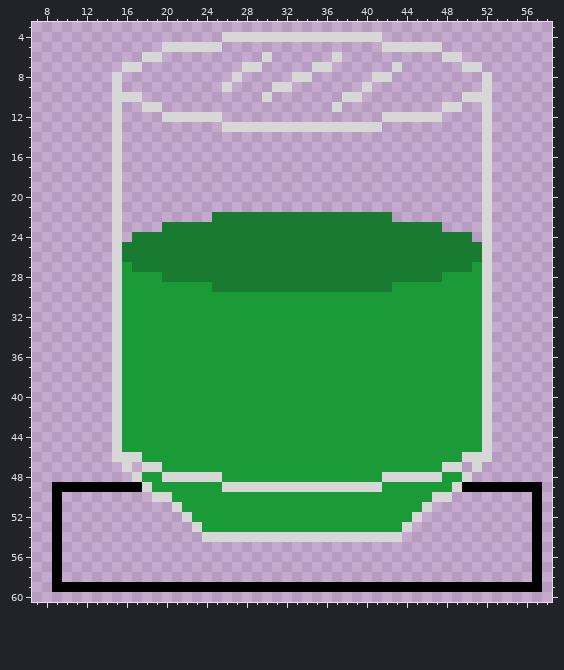
Two states of a pixel-art sprite, sprites/Spr_AlgaePurifier/ebe29303-b783-4194-8dd5-5d9437307d4a.png. The first picture shows the starting point.
The file is 64x64 pixels. Shown: x 7..58, y 3..60.
Now the later version:
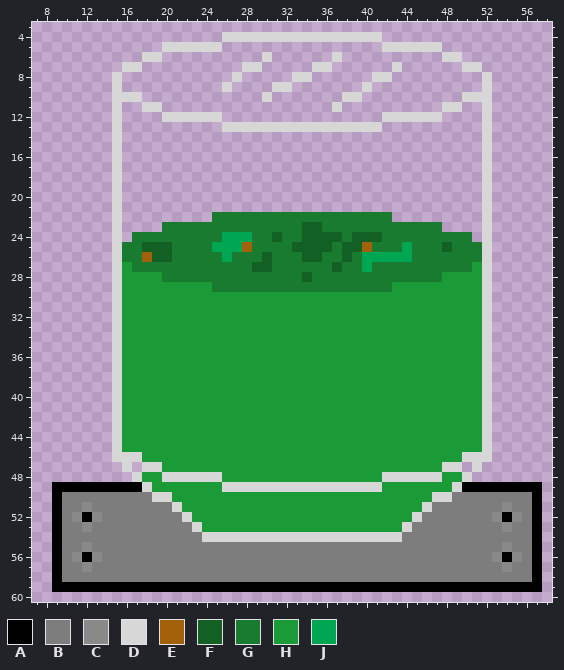
Palette (. is transparent): A #000000  B #7d7d7d  C #898989  D #d7d7d7  E #a3620a  F #136025  G #197b30  H #1b9b37  J #00a651
The exact change:
y 23: x 34..35 GG -> FF
y 24: x 26..28 GGG -> JJJ; x 31 G -> F; x 34..37 GGGG -> FFFF; x 39..41 GGG -> FFF
y 25: x 18..20 GGG -> FFF; x 25..28 GGGG -> JJJE; x 33..36 GGGG -> FFFF; x 38..40 GGG -> FFE; x 44 G -> J; x 48 G -> F
y 26: x 18..20 GGG -> EFF; x 26 G -> J; x 30 G -> F; x 34..35 GG -> FF; x 38 G -> F; x 40..44 GGGGG -> JJJJJ
y 27: x 29..30 GG -> FF; x 37 G -> F; x 40 G -> J
y 28: x 34 G -> F
y 50: x 10..18 ......... -> BBBBBBBBB; x 49..56 ........ -> BBBBBBBB
y 51: x 10..20 ........... -> BBCBBBBBBBB; x 47..56 .......... -> BBBBBBBCBB
y 52: x 10..21 ............ -> BCACBBBBBBBB; x 46..56 ........... -> BBBBBBBCACB
y 53: x 10..22 ............. -> BBCBBBBBBBBBB; x 45..56 ............ -> BBBBBBBBBCBB
y 54: x 10..23 .............. -> BBBBBBBBBBBBBB; x 44..56 ............. -> BBBBBBBBBBBBB
y 55: x 10..56 ............................................... -> BBCBBBBBBBBBBBBBBBBBBBBBBBBBBBBBBBBBBBBBBBBBCBB
y 56: x 10..56 ............................................... -> BCACBBBBBBBBBBBBBBBBBBBBBBBBBBBBBBBBBBBBBBBCACB
y 57: x 10..56 ............................................... -> BBCBBBBBBBBBBBBBBBBBBBBBBBBBBBBBBBBBBBBBBBBBCBB
y 58: x 10..56 ............................................... -> BBBBBBBBBBBBBBBBBBBBBBBBBBBBBBBBBBBBBBBBBBBBBBB
